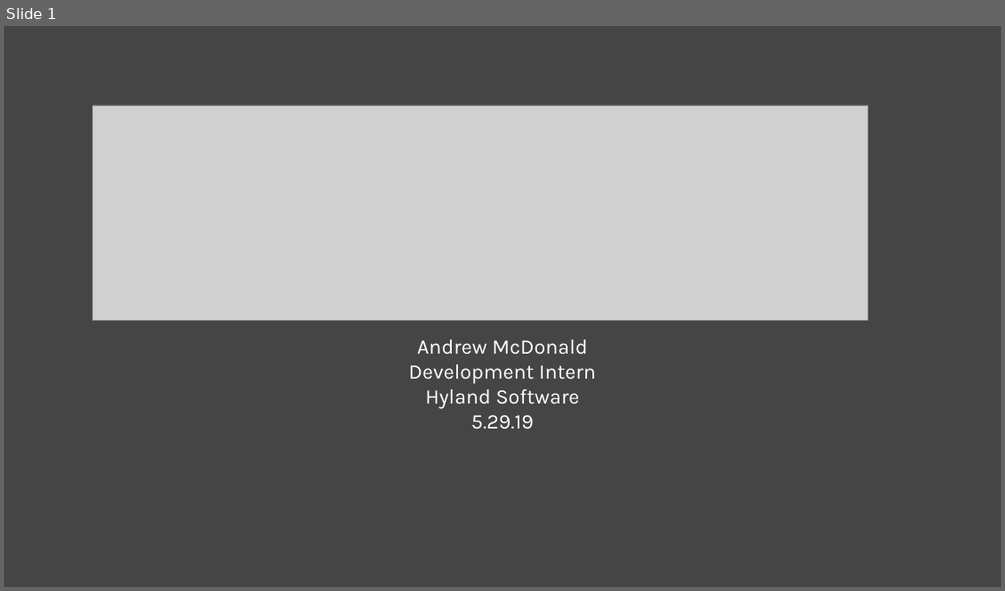
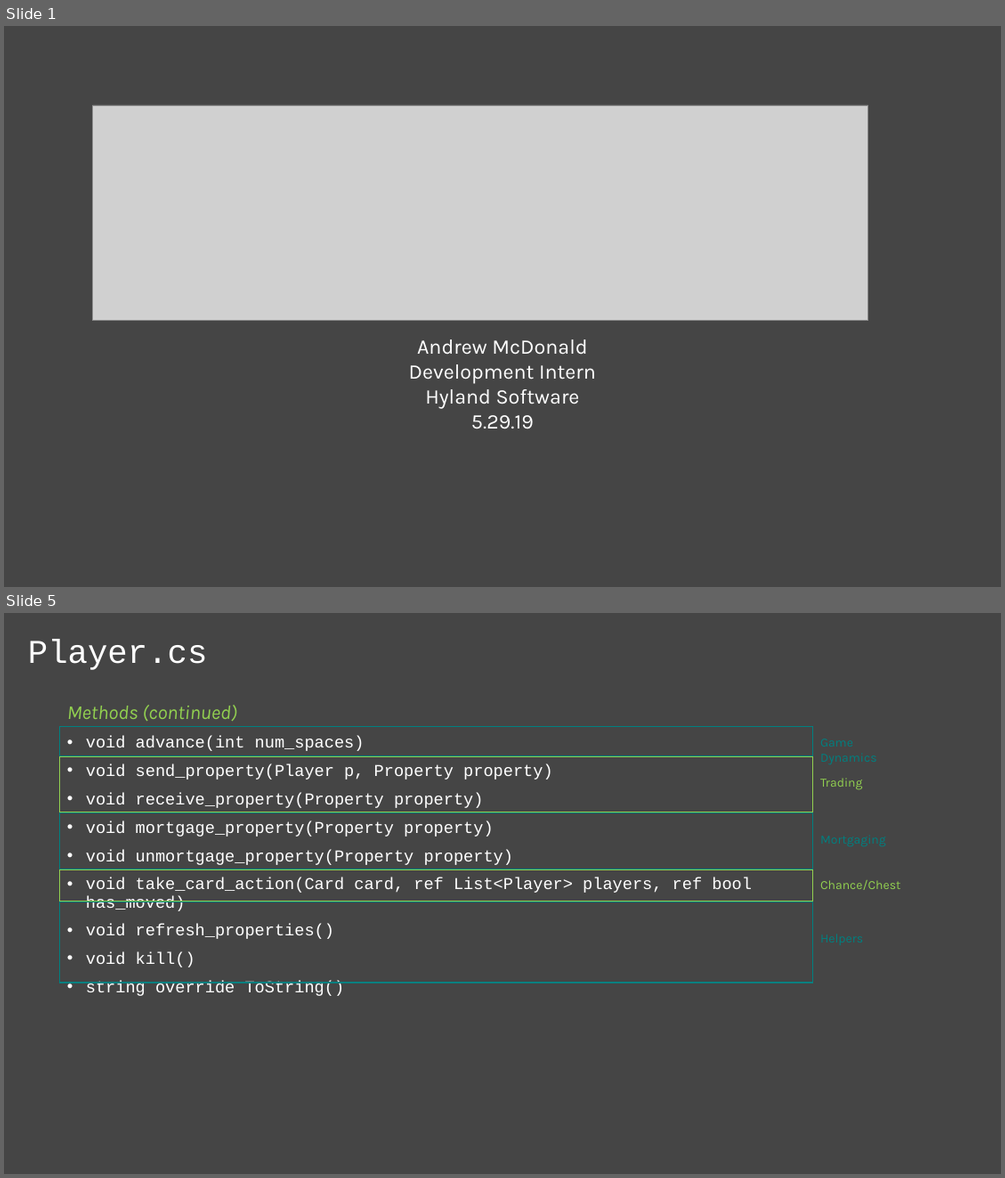
Before and after one commit to ampersandmcd/Monopoly, a slide deck: model.pptx. Shown one above the other, each under a label of ours: slide 1 before the commit, slides 1 and 5 after it; the slides between them are not shown. The pictures are 1005x591 and 1005x1178 pixels, drawn with LibreOffice and Linux fonts; fonts in the diff are those of the drawing; grey boxes stand for pictures. Boxes give left, top, right and bottom in pixels: in the first picture for what was removed or moved away, otherwise in the second. Text is boxed around its words. In the diff, an @@ line names an element or a change of style, - is before the commit and + after.

```diff
--- a/model.pptx
+++ b/model.pptx
@@ slide 5 added at (4, 613, 1001, 1174), background #454545 @@
@@ title added at (28, 640, 208, 670), 32 pt, text #FFFFFF @@
+Player.cs
@@ text added at (67, 705, 752, 996), 16 pt, text #FFFFFF @@
+Methods (continued)
+• void advance(int num_spaces)
+• void send_property(Player p, Property property)
+• void receive_property(Property property)
+• void mortgage_property(Property property)
+• void unmortgage_property(Property property)
+• void take_card_action(Card card, ref List<Player> players, ref bool has_moved)
+• void refresh_properties()
+• void kill()
+• string override ToString()
@@ rectangle added at (59, 727, 813, 756), outline #008080 1 pt @@
@@ text added at (813, 731, 916, 754), 12 pt, text #008080 @@
+Game Dynamics
@@ rectangle added at (59, 756, 813, 811), outline #92D050 1 pt @@
@@ text added at (820, 778, 862, 790), 12 pt, text #92D050 @@
+Trading
@@ rectangle added at (59, 812, 813, 868), outline #008080 1 pt @@
@@ rectangle added at (59, 869, 813, 900), outline #92D050 1 pt @@
@@ rectangle added at (59, 901, 813, 982), outline #008080 1 pt @@
@@ text added at (820, 880, 900, 890), 12 pt, text #92D050 @@
+Chance/Chest
```
Also in this commit, not shown: 8 slides changed, 4 other slides added, 5 other files.
